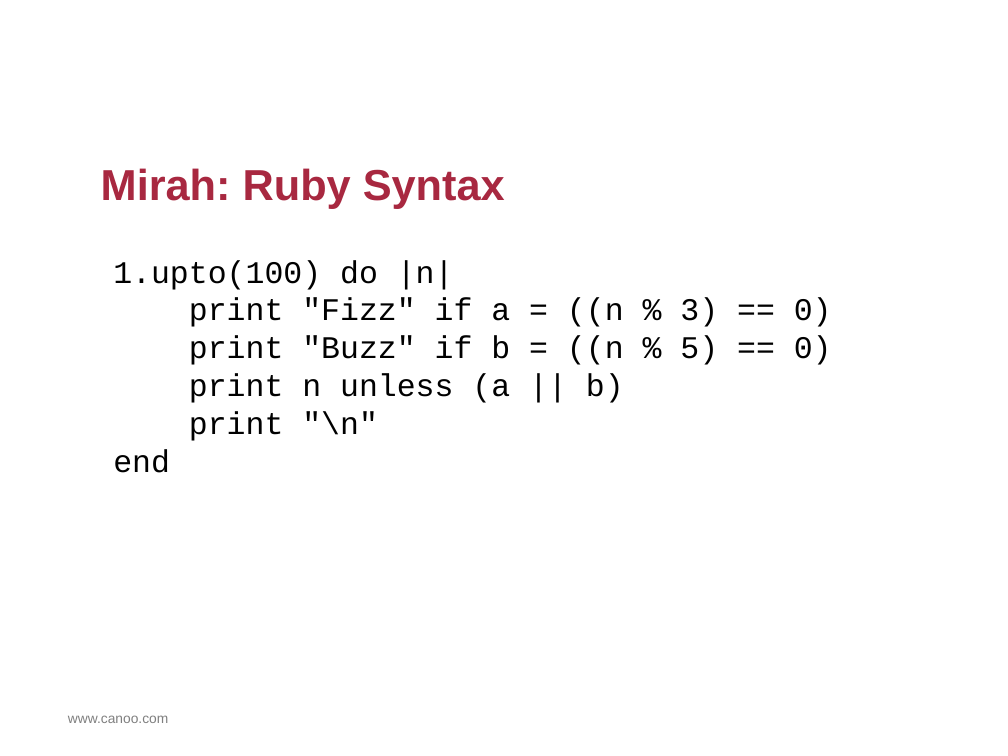
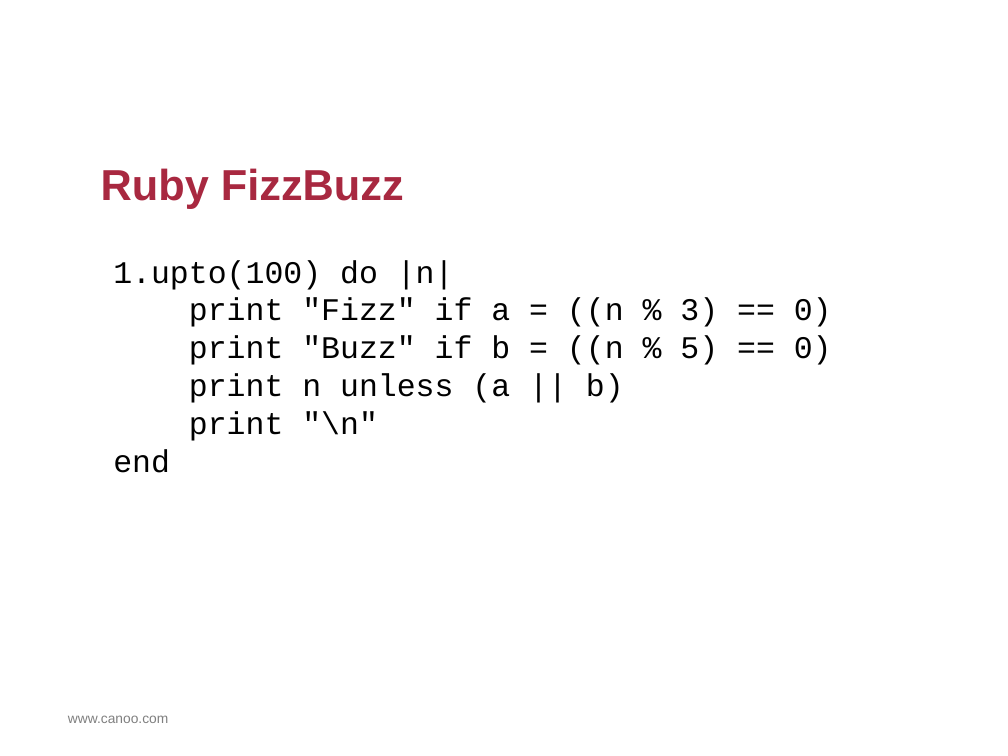
Before and after one commit to HamletDRC/presentations, a slide deck: slide 58 of asttransformations/AstTransformations.odp (slide 52 before the commit). Drawn at 1008x756 pixels with LibreOffice and Linux fonts; fonts in the diff are those of the drawing; background and template pictures are left out. Boxes give left, top, right and bottom in pixels: in the first picture for what was removed or moved away, otherwise in the second. Text is boxed around its words. In the diff, an @@ line names an element or a change of style, - is before the commit and + after.

```diff
--- a/asttransformations/AstTransformations.odp
+++ b/asttransformations/AstTransformations.odp
@@ title at <box>101,168,404,208</box>: text changed @@
-Mirah: Ruby Syntax
+Ruby FizzBuzz
```
Also in this commit, not shown: 4 other slides changed, 15 slides added, 6 slides removed, 10 other files.
